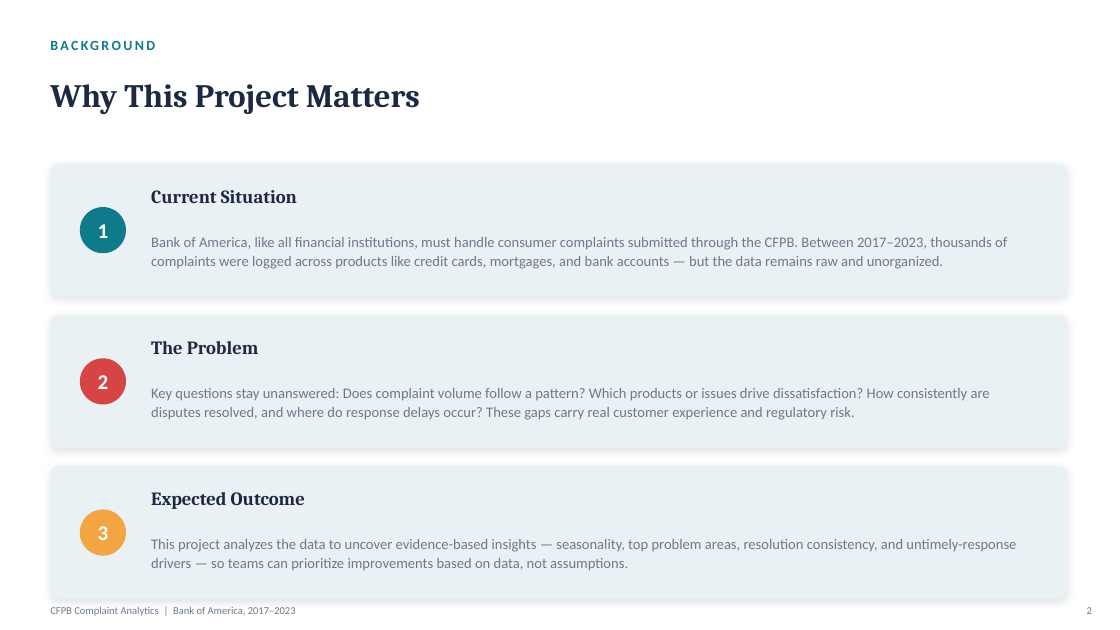
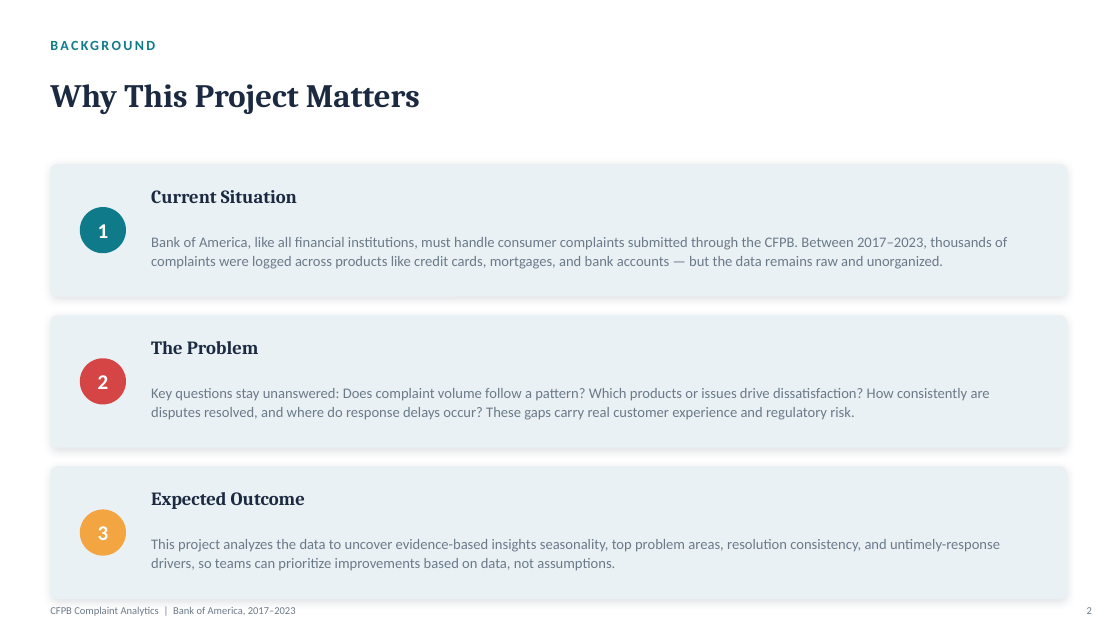
Before and after one commit to muchammadwr/consumer-financial-protection-bureau, a slide deck: slide 2 of Presentation.pptx. Drawn at 1120x630 pixels with LibreOffice and Linux fonts; fonts in the diff are those of the drawing. Boxes give left, top, right and bottom in pixels: in the first picture for what was removed or moved away, otherwise in the second. Text is boxed around its words. In the diff, an @@ line names an element or a change of style, - is before the commit and + after.

```diff
--- a/Presentation.pptx
+++ b/Presentation.pptx
@@ text at (151,539,1000,571): text changed @@
-This project analyzes the data to uncover evidence-based insights — seasonality, top problem areas, resolution consistency, and untimely-response drivers — so teams can prioritize improvements based on data, not assumptions.
+This project analyzes the data to uncover evidence-based insights seasonality, top problem areas, resolution consistency, and untimely-response drivers, so teams can prioritize improvements based on data, not assumptions.
```
Also in this commit, not shown: 1 other slide changed, 2 other files.
